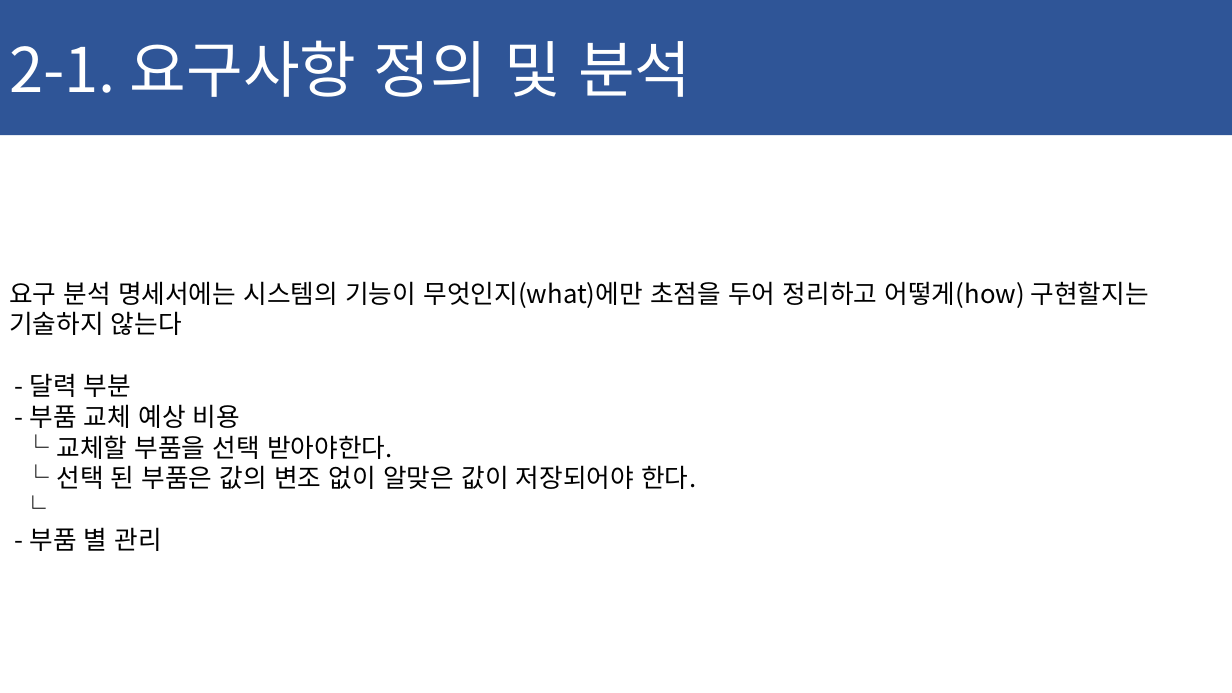
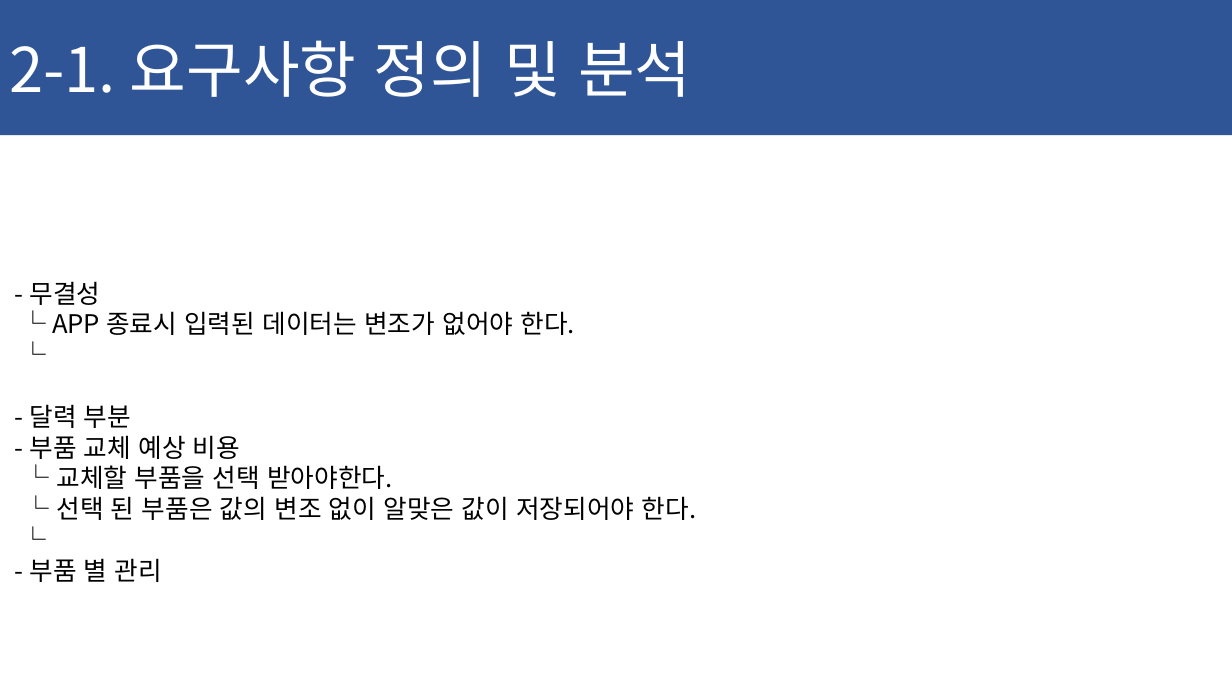
Before and after one commit to ChaeSung-Lee/DJ_InternShip, a slide deck: slide 17 of 2021_Summer/jp.hong/Project_BnC_jph.pptx. Drawn at 1232x693 pixels with LibreOffice and Linux fonts; fonts in the diff are those of the drawing. Boxes give left, top, right and bottom in pixels: in the first picture for what was removed or moved away, otherwise in the second. Text is boxed around its words. In the diff, an @@ line names an element or a change of style, - is before the commit and + after.

```diff
--- a/2021_Summer/jp.hong/Project_BnC_jph.pptx
+++ b/2021_Summer/jp.hong/Project_BnC_jph.pptx
@@ text at (30,281,575,335): text changed @@
-요구 분석 명세서에는 시스템의 기능이 무엇인지(what)에만 초점을 두어 정리하고 어떻게(how) 구현할지는 기술하지 않는다
+- 무결성
+└ APP 종료시 입력된 데이터는 변조가 없어야 한다.
+└
```
Also in this commit, not shown: 1 other slide changed, 2 slides removed.
